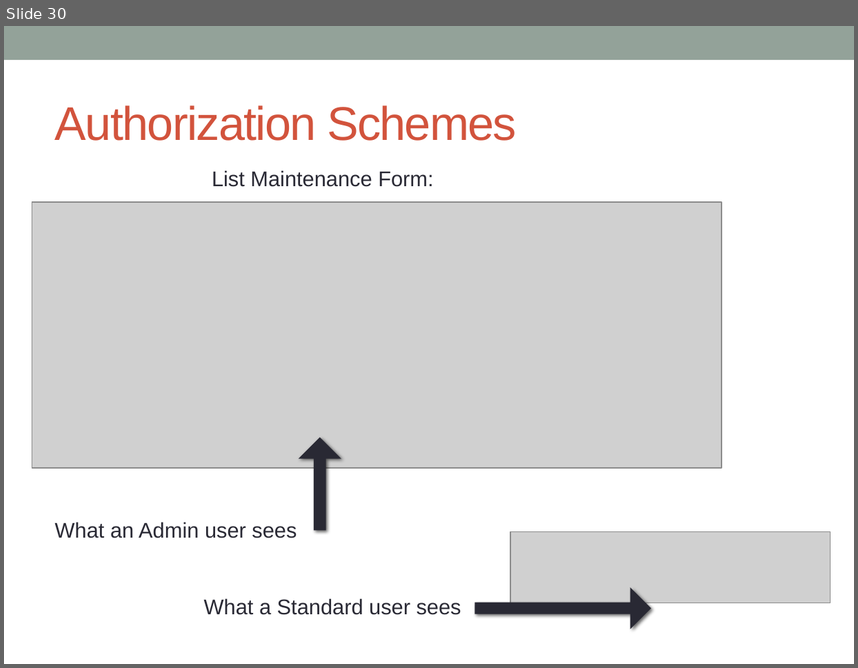
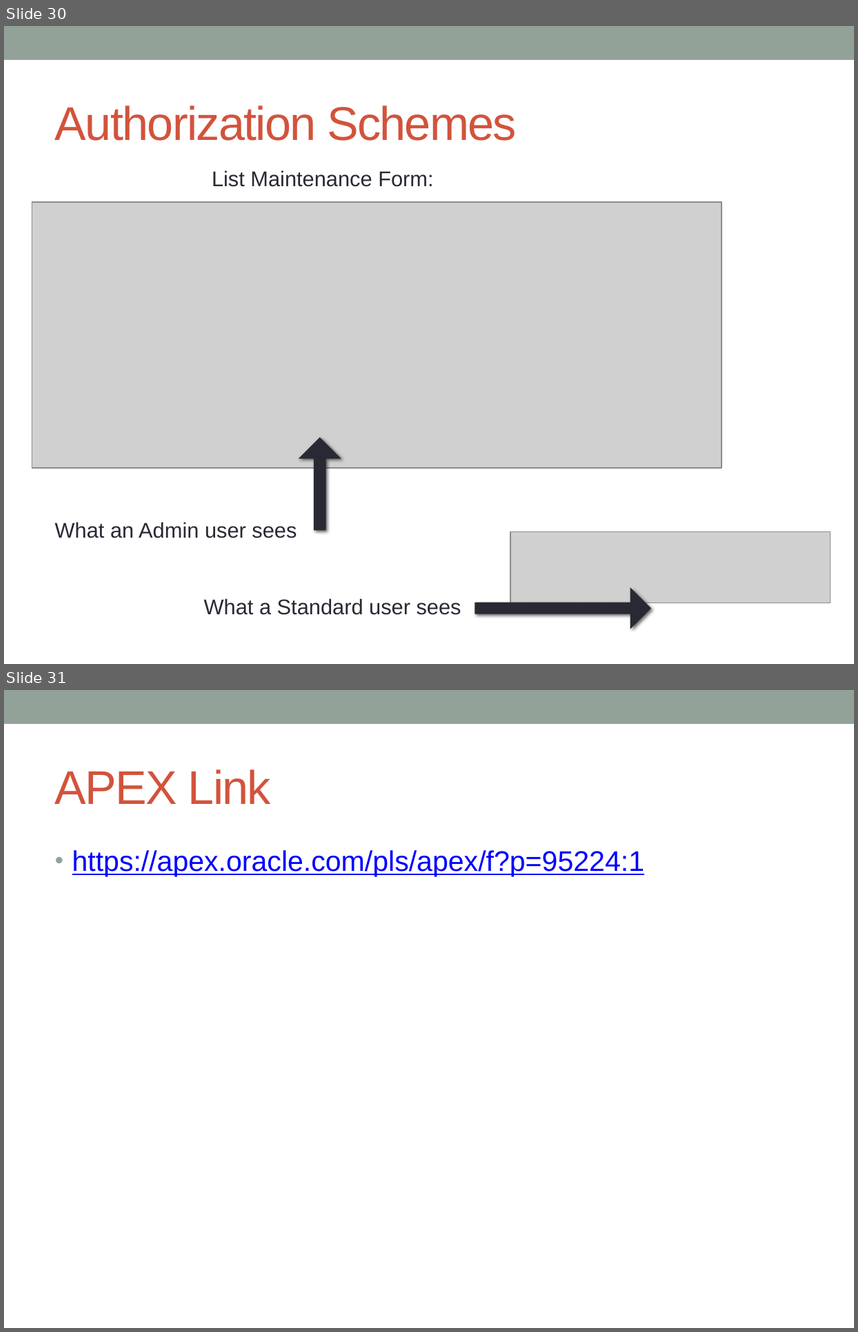
Before and after one commit to cschwendiman/cs347project, a slide deck: project_presentation.pptx. Shown one above the other, each under a label of ours: slide 30 before the commit, slides 30 and 31 after it. The pictures are 858x668 and 858x1332 pixels, drawn with LibreOffice and Linux fonts; fonts in the diff are those of the drawing; grey boxes stand for pictures. Boxes give left, top, right and bottom in pixels: in the first picture for what was removed or moved away, otherwise in the second. Text is boxed around its words. In the diff, an @@ line names an element or a change of style, - is before the commit and + after.

Commit message:
add apex links

```diff
--- a/project_presentation.pptx
+++ b/project_presentation.pptx
@@ slide 31 added at [4, 690, 854, 1328], background #FFFFFF; not listed: 1 template element that a slide beside it also shows @@
@@ title added at [55, 769, 271, 804], 40 pt, text #D2533C @@
+APEX Link
@@ text added at [72, 850, 645, 877], 24 pt, text #0000FF, underline @@
+• https://apex.oracle.com/pls/apex/f?p=95224:1
```
Also in this commit, not shown: 1 slide changed.
